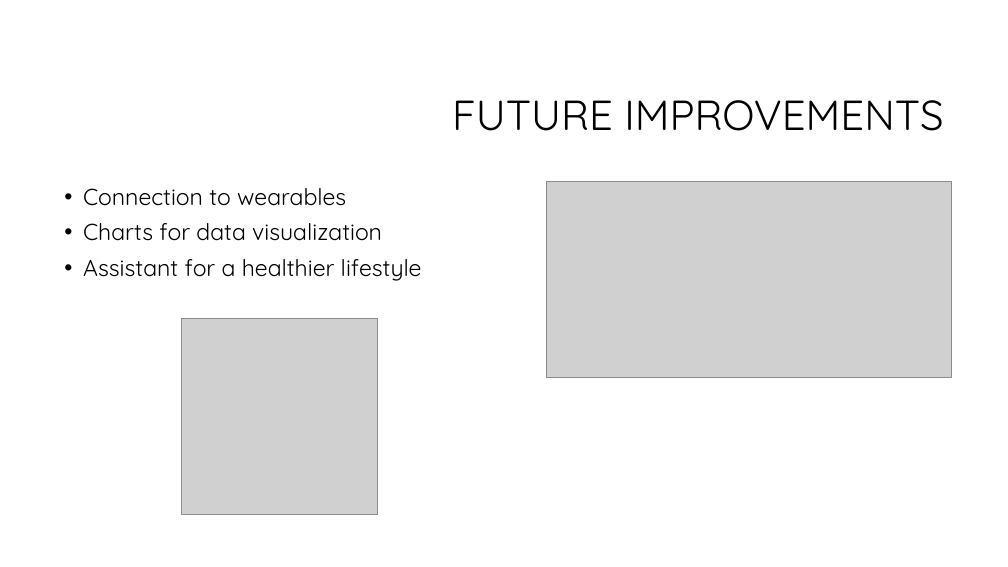
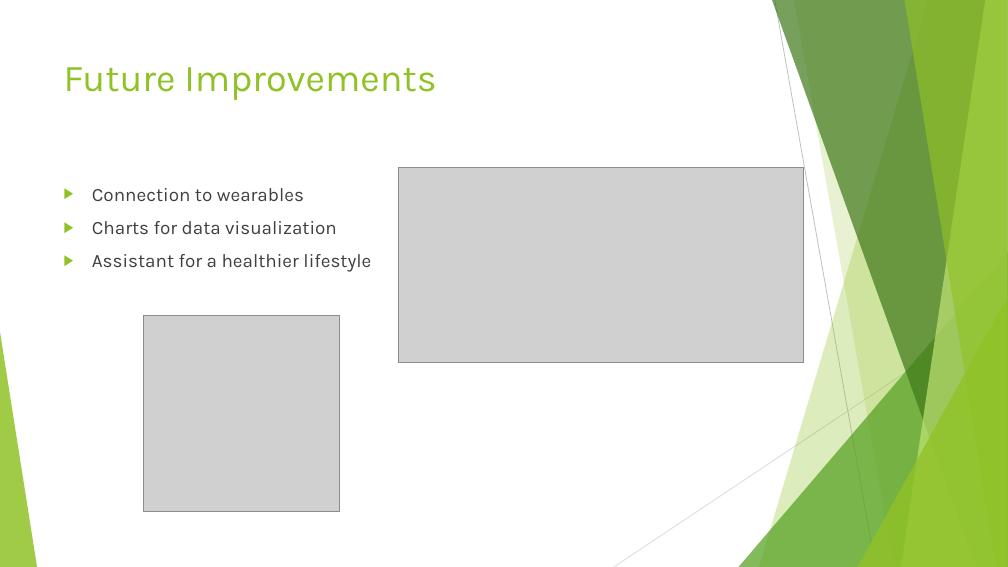
Before and after one commit to FHellmann/Uniatron, a slide deck: slide 6 of doc/Presentation/Uniatron-Presentation1207.pptx. Drawn at 1008x567 pixels with LibreOffice and Linux fonts; fonts in the diff are those of the drawing; grey boxes stand for pictures; background and template pictures are left out. Boxes give left, top, right and bottom in pixels: in the first picture for what was removed or moved away, otherwise in the second. Text is boxed around its words. In the diff, an @@ line names an element or a change of style, - is before the commit and + after.

```diff
--- a/doc/Presentation/Uniatron-Presentation1207.pptx
+++ b/doc/Presentation/Uniatron-Presentation1207.pptx
@@ title "Future Improvements" at [64, 67, 436, 100]: vertical alignment middle to top @@
@@ title at [64, 67, 436, 100]: text changed; size 40 to 36 pt; font Quicksand to Karla; text colour #000000 to #90C226 @@
-FUTURE IMPROVEMENTS
+Future Improvements
@@ text "Connection to wearables" at [92, 188, 371, 272]: size 22 to 18 pt, font Quicksand to Karla, text colour #000000 to #404040; bullet • to ▶; line spacing 0.9 to 1 @@
@@ picture: place and size @@
-picture at [547, 181, 951, 377]
+picture at [399, 167, 803, 363]
@@ picture: place and size @@
-picture at [181, 318, 377, 514]
+picture at [144, 315, 340, 511]
@@ group added at [0, 0, 1008, 567]: 5 freeform shapes, 3 triangles, 2 lines @@
```
Also in this commit, not shown: 5 other slides changed.
